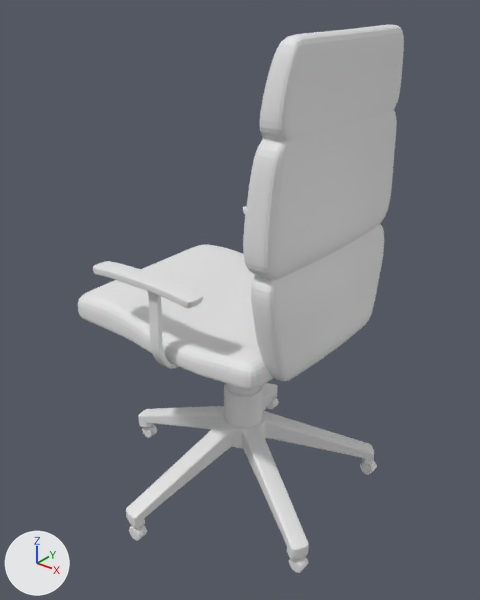
The FBX model Bearlike Project/Assets/03.Resources/Modeling/Room/Chair.fbx, before and after one commit.
Both versions are drawn from a 50 mm camera at (-0.39, -12.5, 14.61) aimed at (-10.92, 0.66, 6.45). Arrows for +X, +Y and +Z are at lower left; the lights stay in place. Vertices at the same position are counted once.

Names of what the first picture shows: 'under'.
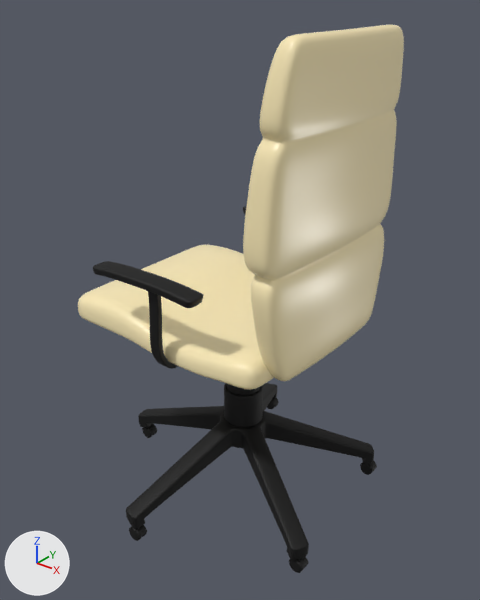
Boxes [x1, y1, x2, y2] around the edits, measured in the pictures (480 x 600 px):
part 1 of me_원형, recoloured (white to black): [93, 206, 377, 573] in both
part 2 of me_원형, recoloured (grey to beige): [78, 25, 404, 390] in both

The change, as a list of edits to the scene's bpy script:
```text
Add mat_chair_iron:
    mat_chair_iron = principled_material('chair_iron')
    mat_chair_iron.base_color = (0.253, 0.253, 0.253)  # grey #8a8a8a
    mat_chair_iron.metallic = 1.0
    mat_chair_iron.roughness = 0.2
Add mat_chair_plastic:
    mat_chair_plastic = principled_material('chair_plastic')
    mat_chair_plastic.base_color = (0.0, 0.0, 0.0)  # black #000000
    mat_chair_plastic.metallic = 0.1
    mat_chair_plastic.roughness = 0.65
Add mat_chair_leather:
    mat_chair_leather = principled_material('chair_leather')
    mat_chair_leather.base_color = (1.0, 0.856, 0.5)  # beige #ffeebc
    mat_chair_leather.roughness = 0.3
Change me_원형:
    where me_원형.from_pydata(...)  # 29547 vertices, 29392 faces; spans x -4.19..3.74, y -4.13..3.9, z -1.66..11.94
    used by ob_under; location = (-10.92, 0.83, 1.68)
    me_원형 part 1: 23920 of the faces centred in x -4.19..3.74, y -4.13..3.9, z -1.66..6.34 switch from mat_chair_uv (white #e7e7e7) to mat_chair_plastic (black #000000)
    me_원형 part 2: 4032 of the faces centred in x -4.13..3.13, y -2.85..2.85, z 3.82..11.94 switch from mat_chair_uv (white #e7e7e7) to mat_chair_leather (beige #ffeebc)
    add me_원형.materials.append(mat_chair_iron)  # grey #8a8a8a
```
